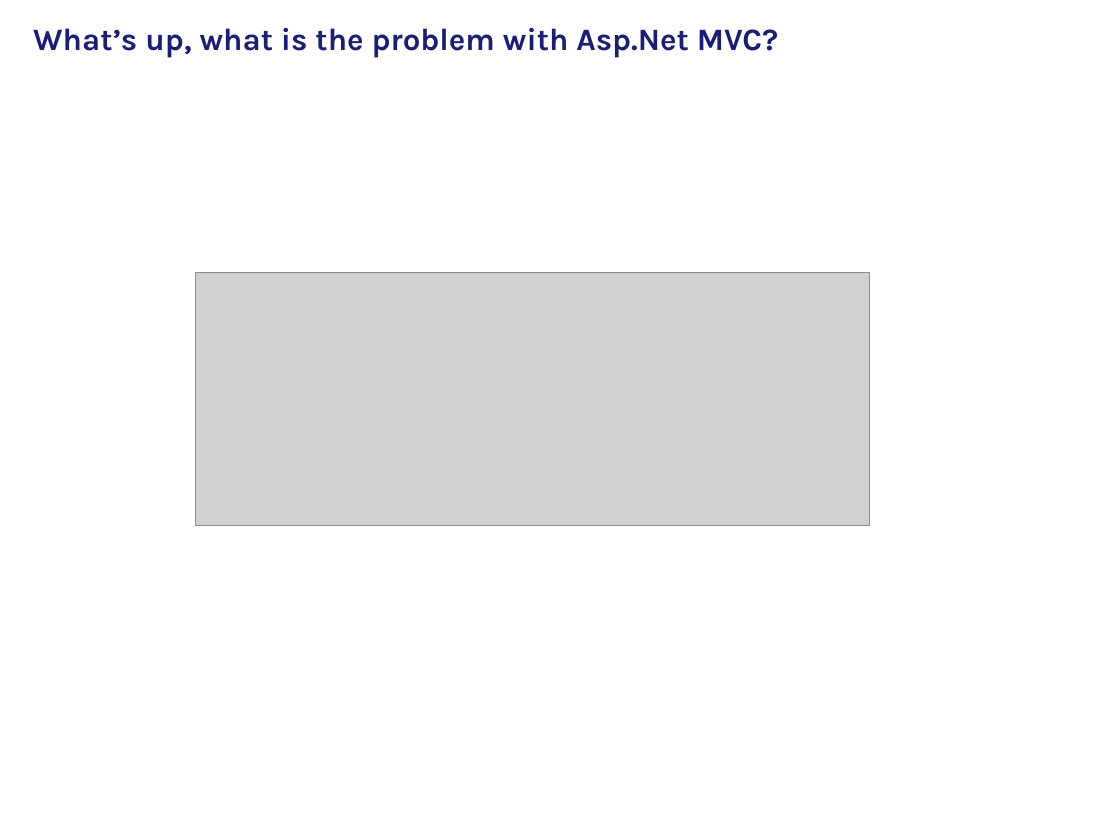
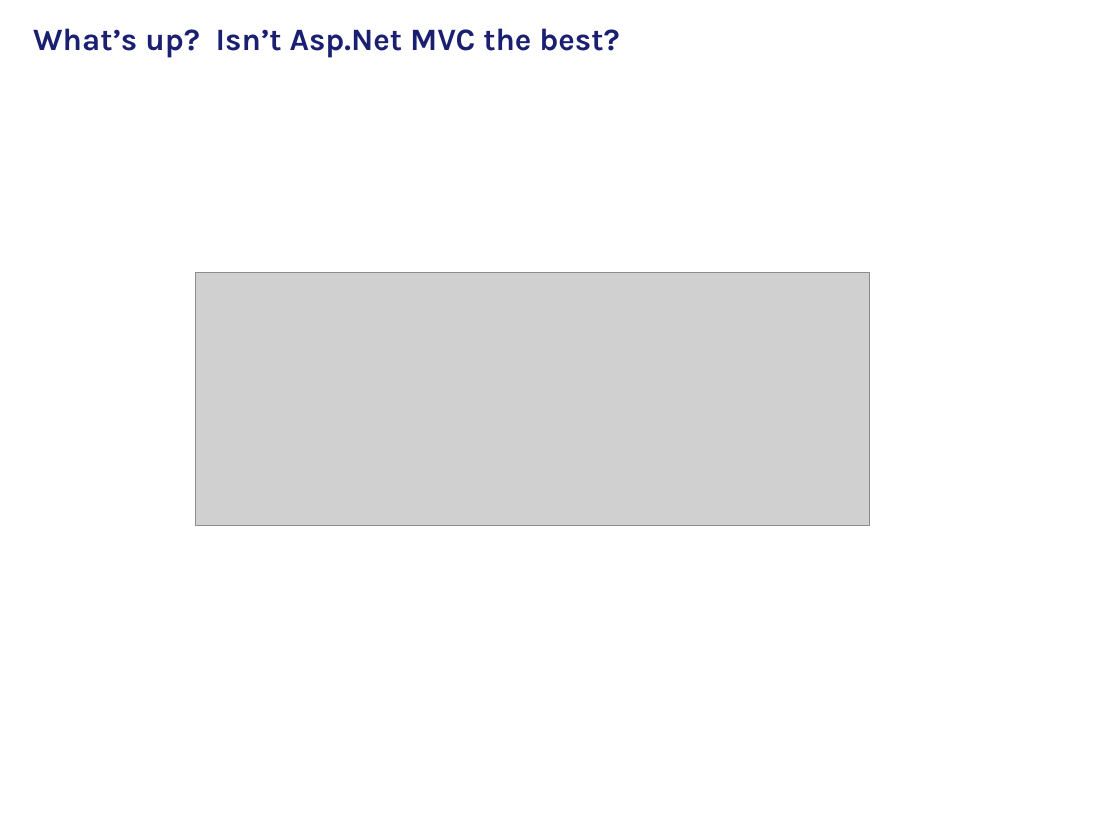
Before and after one commit to mihalcan/AngularToDO, a slide deck: slide 3 of Angular Intro.pptx. Drawn at 1120x840 pixels with LibreOffice and Linux fonts; fonts in the diff are those of the drawing; grey boxes stand for pictures; background and template pictures are left out. Boxes give left, top, right and bottom in pixels: in the first picture for what was removed or moved away, otherwise in the second. Text is boxed around its words. In the diff, an @@ line names an element or a change of style, - is before the commit and + after.

Commit message:
updated presentation

```diff
--- a/Angular Intro.pptx
+++ b/Angular Intro.pptx
@@ title at (x1=33, y1=28, x2=619, y2=58): text changed @@
-What’s up, what is the problem with Asp.Net MVC?
+What’s up? Isn’t Asp.Net MVC the best?
```
